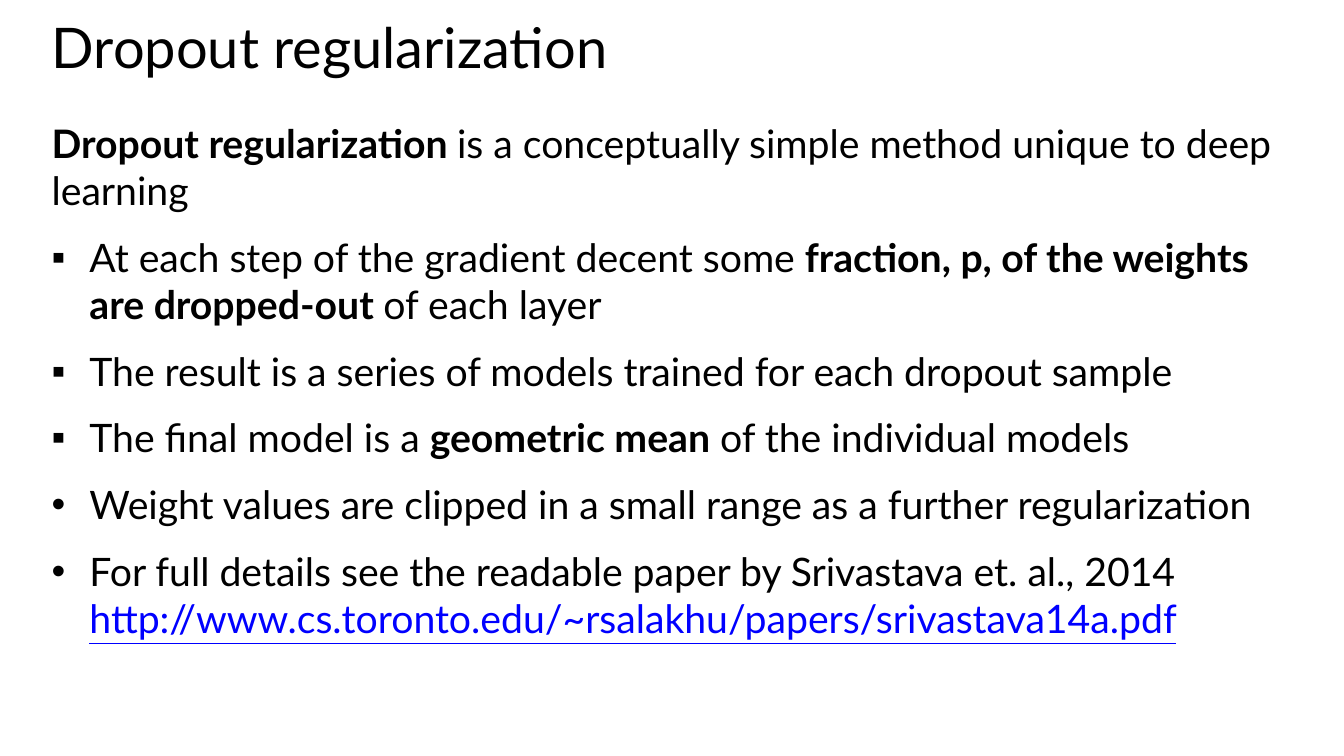
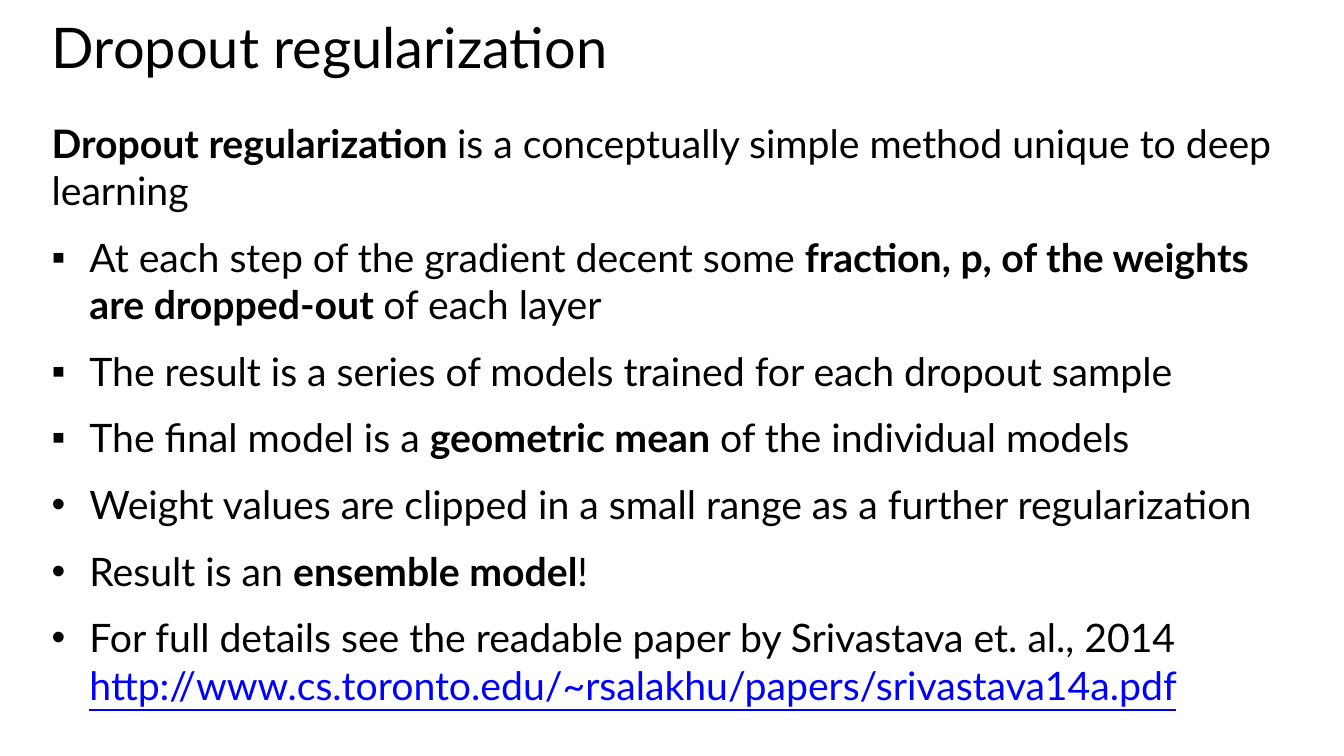
Before and after one commit to StephenElston/CSCI-E25, a slide deck: slide 54 of Slides/7_RegularizationAndOptimization.pptx (slide 64 before the commit). Drawn at 1344x756 pixels with LibreOffice and Linux fonts; fonts in the diff are those of the drawing. Boxes give left, top, right and bottom in pixels: in the first picture for what was removed or moved away, otherwise in the second. Text is boxed around its words. In the diff, an @@ line names an element or a change of style, - is before the commit and + after.

```diff
--- a/Slides/7_RegularizationAndOptimization.pptx
+++ b/Slides/7_RegularizationAndOptimization.pptx
@@ text at (89, 557, 588, 587): paragraph added @@
+• Result is an ensemble model!
```
Also in this commit, not shown: 11 other slides changed, 21 slides added.
